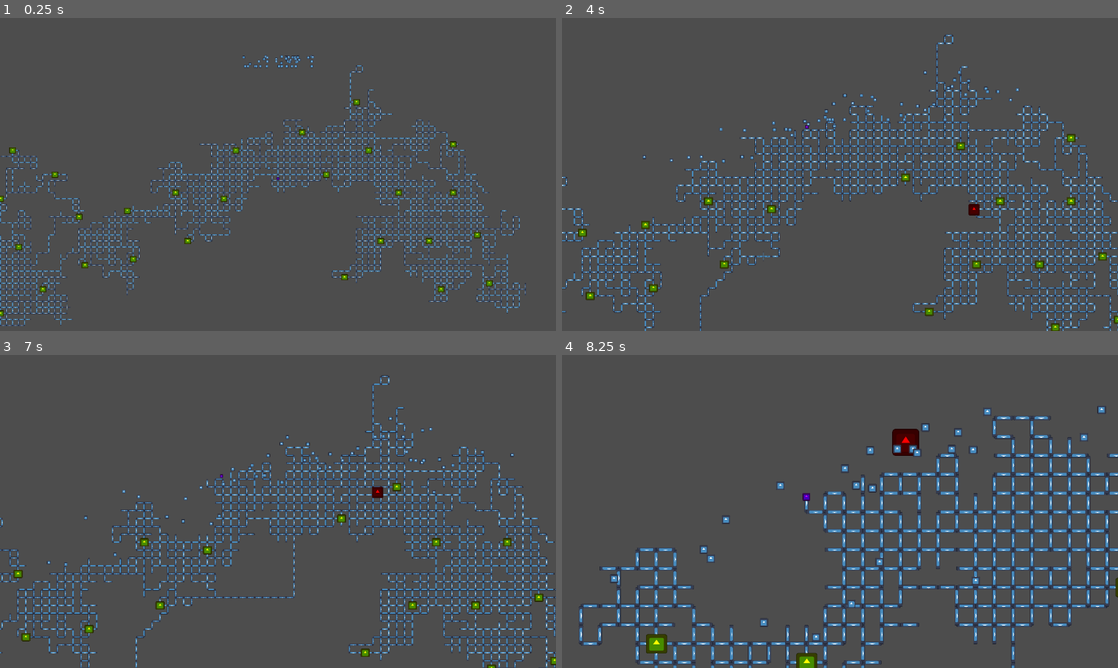
Above: before the commit, frames 1-4 (two rows, left to right).
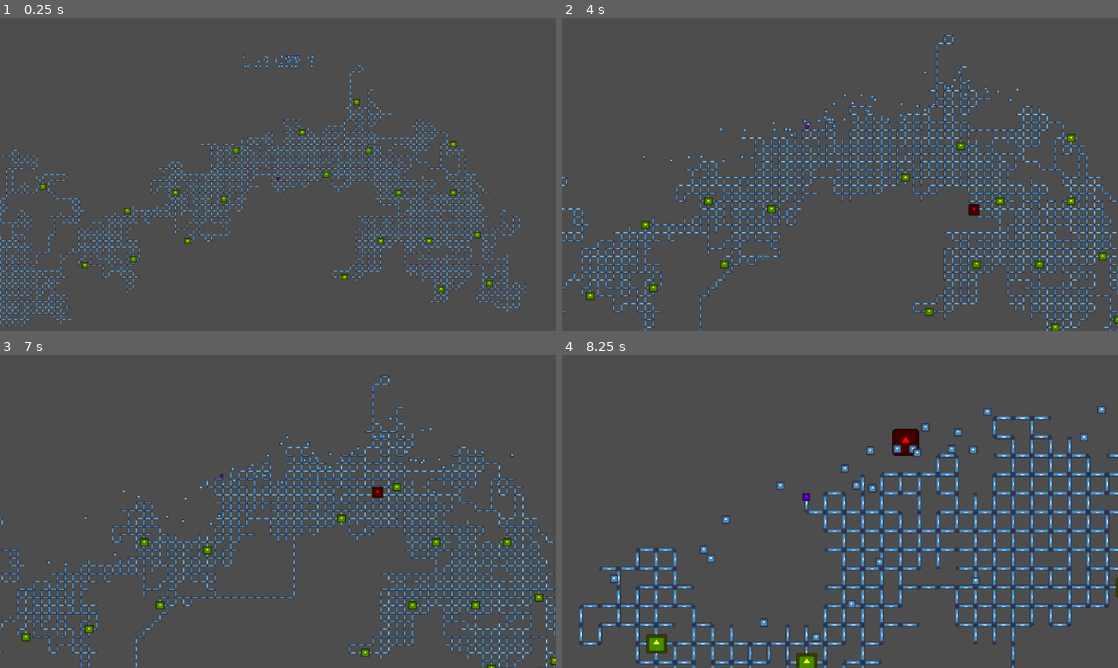
Above: after the commit, the same moments.

Repository: Kurooco/TwoDays
Game: Godot game, scene res://main.tscn
The game is run twice, just before and just after one commit, with the same random seed, the same clock (stepped at 60 frames per second) and the same inputs. The engine's default icon, where the game draws it, is replaced by a stand-in: a white triangle on a blue panel in a dark square.
Inputs (mouse positions are in pixels of both pictures, inside the frame that each line leads up to):
- Up to frame 1 (0.25 s): no input
- Up to frame 2 (4 s): move the mouse to (962, 158) at 0.52 s; hold W (up) 0.53-2.03 s; click (962, 158) at 0.6 s; move the mouse to (728, 190) at 1.27 s; tap C (toggle camera) at 1.35, 2.85 s; move the mouse to (895, 105) at 2.02 s; hold A (left) 2.03-2.78 s; click (895, 105) at 2.1 s; move the mouse to (812, 237) at 2.77 s; hold W (up) from 2.78 s (still down); move the mouse to (1006, 221) at 3.52 s; click (1006, 221) at 3.6 s
- Up to frame 3 (7 s): move the mouse to (111, 464) at 4.27 s; release W (up) at 4.28 s; hold D (down) 4.28-5.03 s; tap C (toggle camera) at 4.35, 5.85 s; tap W (up) at 4.52, 6.02, 6.77 s; move the mouse to (305, 511) at 5.02 s; hold W (up) 5.03-5.78 s; click (305, 511) at 5.1 s; move the mouse to (194, 433) at 5.77 s; hold A (left) from 5.78 s (still down); move the mouse to (400, 495) at 6.52 s; click (400, 495) at 6.6 s
- Up to frame 4 (8.25 s): move the mouse to (728, 527) at 7.27 s; release A (left) at 7.28 s; hold W (up) from 7.28 s (still down); tap C (toggle camera) at 7.35 s; move the mouse to (895, 442) at 8.02 s; click (895, 442) at 8.1 s

The runs differ from the first frame. In frame 1, 0.2% of the frame differs, in the area x 0-15%, y 41-96%; in frame 2, less than 0.1%; in frame 3, less than 0.1%; in frame 4, nothing differs.

Commit message:
made map size variable

Diff:
--- a/autoload.gd
+++ b/autoload.gd
@@ -1,3 +1,4 @@
 extends Node
 
-var coins = 20
+var coins = 0
+var border = Vector2(1152, 648)
--- a/builder.gd
+++ b/builder.gd
@@ -17,7 +17,7 @@
 # Called when the node enters the scene tree for the first time.
 func _ready():
 	var coins_placed = []
-	grid_border = get_viewport_rect().size*2
+	grid_border = $"/root/Autoload".border*2#get_viewport_rect().size*2
 	move_and_place(1)
 
 	while placed < STARTING_AMOUNT:
@@ -28,8 +28,9 @@
 			if(position.distance_to(i.position) < 400):
 				coin_close = true
 				break
-		if(!coin_close):
+		if(!coin_close && position.distance_to(Vector2.ZERO) < 2000):
 			coins_placed.append(place_coin())
+			$"/root/Autoload".coins += 1
 
 	#while placed < STARTING_AMOUNT && coins_placed < $"/root/Autoload".coins:
 	#	var prev = placed
--- a/main.tscn
+++ b/main.tscn
@@ -12,7 +12,7 @@
 
 [node name="Main" type="Node2D"]
 
-[node name="Node2D" parent="." instance=ExtResource("2_0ju8v")]
+[node name="Player" parent="." instance=ExtResource("2_0ju8v")]
 
 [node name="Builder" parent="." instance=ExtResource("3_wdqlh")]
 
--- a/player_controller.gd
+++ b/player_controller.gd
@@ -1,11 +1,15 @@
 extends Node2D
 
 var camera_mode = false
+var outward_zoom : Vector2
 
 # Called when the node enters the scene tree for the first time.
 func _ready():
-	pass # Replace with function body.
-
+	outward_zoom = Vector2(get_viewport_rect().size.x/($"/root/Autoload".border.x*4), get_viewport_rect().size.y/($"/root/Autoload".border.y*4))
+	$Camera2D.limit_top = $"/root/Autoload".border.y*-2 - 10
+	$Camera2D.limit_bottom = $"/root/Autoload".border.y*2 + 10
+	$Camera2D.limit_right = $"/root/Autoload".border.x*2
+	$Camera2D.limit_left = $"/root/Autoload".border.x*-2
 
 # Called every frame. 'delta' is the elapsed time since the previous frame.
 func _process(delta):
@@ -16,4 +20,4 @@
 		$Camera2D.zoom = lerp($Camera2D.zoom, Vector2(.9, .9), .03)
 	else:
 		$Camera2D.position = lerp($Camera2D.position, Vector2(0, 0), .03)
-		$Camera2D.zoom = lerp($Camera2D.zoom, Vector2(.25, .25), .03)
+		$Camera2D.zoom = lerp($Camera2D.zoom, outward_zoom, .03)
